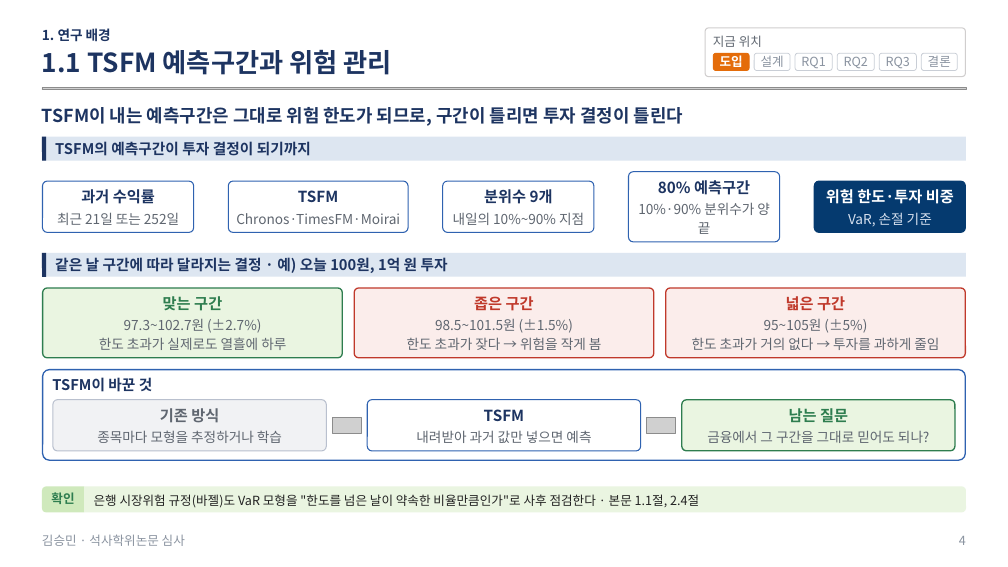
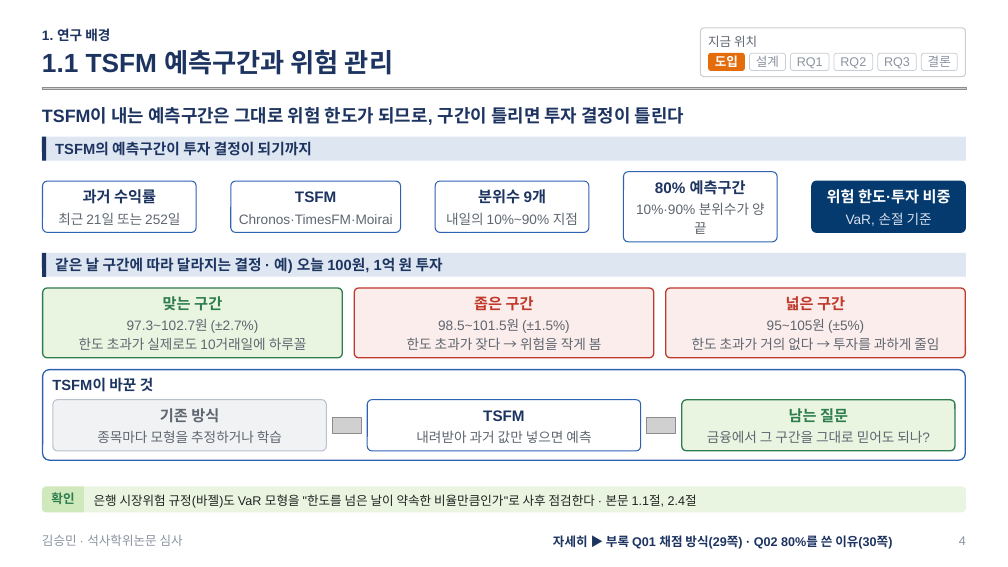
Before and after one commit to sapzzil/Master-thesis, a slide deck: slide 4 of 05_논문작성/석사학위논문 심사 발표.pptx. Drawn at 1008x567 pixels with LibreOffice and Linux fonts; fonts in the diff are those of the drawing; grey boxes stand for pictures; background and template pictures are left out. Boxes give left, top, right and bottom in pixels: in the first picture for what was removed or moved away, otherwise in the second. Text is boxed around its words. In the diff, an @@ line names an element or a change of style, - is before the commit and + after.

```diff
--- a/05_논문작성/석사학위논문 심사 발표.pptx
+++ b/05_논문작성/석사학위논문 심사 발표.pptx
@@ rounded rectangle: place and size @@
-rounded rectangle at (706,28,966,77)
+rounded rectangle at (700,28,966,77)
@@ rounded rectangle: place and size @@
-rounded rectangle at (228,181,408,233)
+rounded rectangle at (231,181,401,233)
@@ 5 rounded rectangles: place and size @@
-5 rounded rectangles at (443,53,833,242)
+5 rounded rectangles at (436,53,830,242)
@@ text at (127,319,259,333): font Noto Sans CJK KR to Arial in "97.3~102.7원 (±2.7%)" @@
@@ text at (79,337,307,350): text changed; font Noto Sans CJK KR to Arial @@
-한도 초과가 실제로도 열흘에 하루
+한도 초과가 실제로도 10거래일에 하루꼴
@@ font Noto Sans CJK KR to Arial in 27 elements at (42,107,684,125), (42,137,966,161), (42,253,966,277), (407,319,602,350), (692,319,939,350), (52,377,154,392), (707,430,930,443), (84,486,966,512), (58,212,180,225), (83,189,156,204), (709,53,745,70), (708,35,757,47), (749,53,786,70), (827,189,951,204), (846,212,932,226), (636,202,765,234), (878,53,917,70), (655,180,746,195), (834,53,873,70), (478,189,547,204), (791,53,830,70), (239,214,393,224), (42,49,393,75), (42,28,110,42), (295,191,336,202), (446,212,578,225), (42,534,183,546) @@
@@ text added at (553,535,892,549), 12 pt, text #1D3461, bold @@
+자세히 ▶ 부록 Q01 채점 방식(29쪽) · Q02 80%를 쓴 이유(30쪽)
```
Also in this commit, not shown: 26 other slides changed, 16 slides added, 1 other file.
